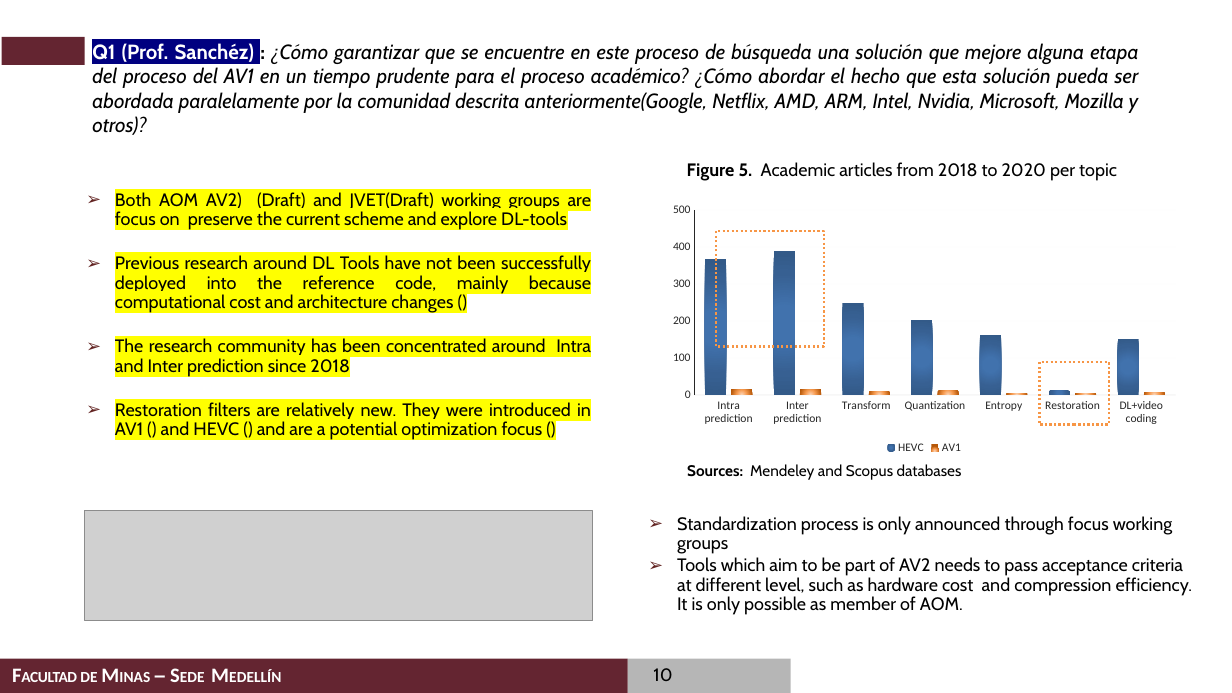
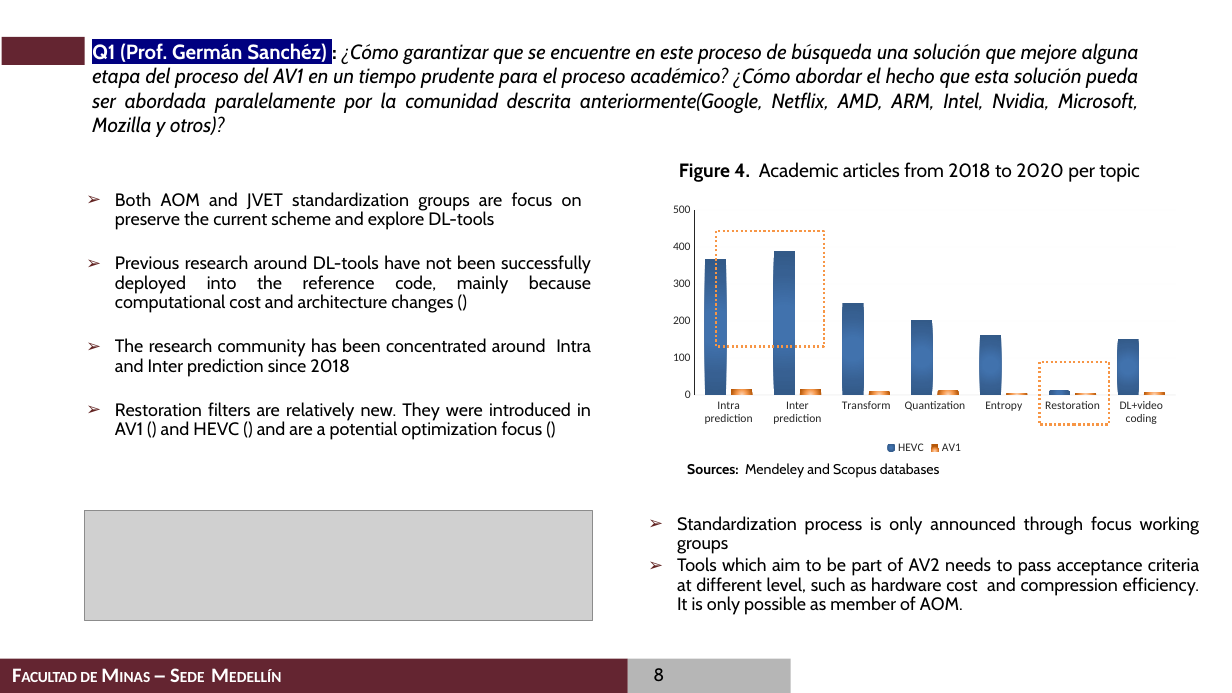
Before and after one commit to casalazarh/Examen-de-Calificacion-2020, a slide deck: slide 8 of presentation/Examen de Calificacion de Doctorado_Carlos_Alberto_Salazar.pptx (slide 10 before the commit). Drawn at 1232x693 pixels with LibreOffice and Linux fonts; fonts in the diff are those of the drawing; grey boxes stand for pictures; background and template pictures are left out. Boxes give left, top, right and bottom in pixels: in the first picture for what was removed or moved away, otherwise in the second. Text is boxed around its words. In the diff, an @@ line names an element or a change of style, - is before the commit and + after.

```diff
--- a/presentation/Examen de Calificacion de Doctorado_Carlos_Alberto_Salazar.pptx
+++ b/presentation/Examen de Calificacion de Doctorado_Carlos_Alberto_Salazar.pptx
@@ title at (92, 43, 1139, 137): text changed @@
-Q1 (Prof. Sanchéz) : ¿Cómo garantizar que se encuentre en este proceso de búsqueda una solución que mejore alguna etapa del proceso del AV1 en un tiempo prudente para el proceso académico? ¿Cómo abordar el hecho que esta solución pueda ser abordada paralelamente por la comunidad descrita anteriormente(Google, Netflix, AMD, ARM, Intel, Nvidia, Microsoft, Mozilla y otros)?
+Q1 (Prof. Germán Sanchéz) : ¿Cómo garantizar que se encuentre en este proceso de búsqueda una solución que mejore alguna etapa del proceso del AV1 en un tiempo prudente para el proceso académico? ¿Cómo abordar el hecho que esta solución pueda ser abordada paralelamente por la comunidad descrita anteriormente(Google, Netflix, AMD, ARM, Intel, Nvidia, Microsoft, Mozilla y otros)?
@@ text at (679, 162, 1140, 182): text changed; size 14 to 15 pt @@
-  Figure 5. Academic articles from 2018 to 2020 per topic
+  Figure 4. Academic articles from 2018 to 2020 per topic
@@ text at (115, 192, 591, 313): text changed @@
-  ➢ Both AOM AV2) (Draft) and JVET(Draft) working groups are focus on preserve the current scheme and explore DL-tools
-  ➢ Previous research around DL Tools have not been successfully deployed into the reference code, mainly because computational cost and architecture changes ()
+  ➢ Both AOM and JVET standardization groups are focus on preserve the current scheme and explore DL-tools
+  ➢ Previous research around DL-tools have not been successfully deployed into the reference code, mainly because computational cost and architecture changes ()
@@ text at (115, 338, 591, 440): highlight #FFFF00 to none in "The research community has been concentrated around ...", "Restoration filters are relatively new. They were ..." @@
@@ text "Sources: Mendeley and Scopus databases" at (687, 463, 940, 478): size 12 to 11 pt @@
@@ text "Standardization process is only announced ..." at (677, 516, 1200, 615): alignment left to justified @@
@@ page number at (653, 668, 664, 681): text changed @@
-10
+8
```
Also in this commit, not shown: 14 other slides changed.
